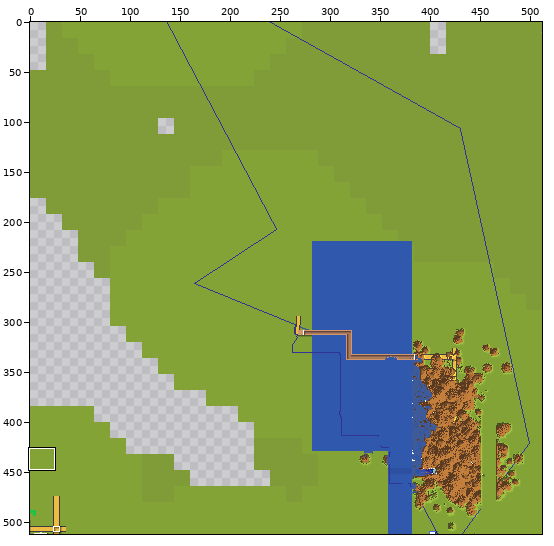
Sprite sheet -- tiles/4,-5.png. The first picture is a wide view before the edit; the outline marks the close-up.
Close-up. First the earlier version:
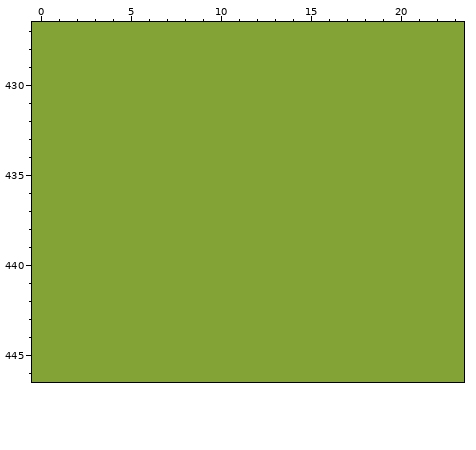
The file is 512x512 pixels. Colours within 5 levels of each other are drawn and written as one. Shown: x 0..23, y 427..446. The commit also changed other parts of the picture, which this record leaves out.
And afterwards:
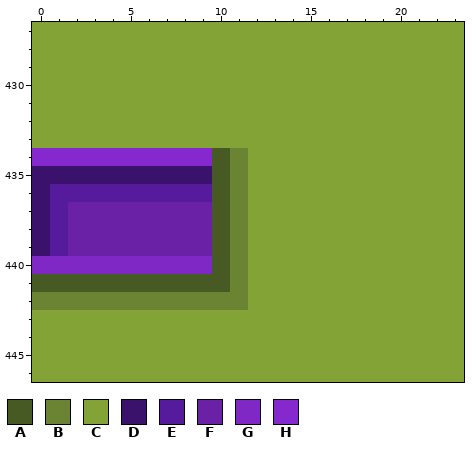
Palette (. is transparent): A #485a23  B #6a8433  C #83a336  D #3a126b  E #561b9d  F #6a21a5  G #7f28c6  H #8529cf
Changes in this commit:
@@ x 0..13 @@
 433 CCCCCCCCCCCCCC
-434 CCCCCCCCCCCCCC
-435 CCCCCCCCCCCCCC
-436 CCCCCCCCCCCCCC
-437 CCCCCCCCCCCCCC
-438 CCCCCCCCCCCCCC
-439 CCCCCCCCCCCCCC
-440 CCCCCCCCCCCCCC
-441 CCCCCCCCCCCCCC
-442 CCCCCCCCCCCCCC
+434 HHHHHHHHHHABCC
+435 DDDDDDDDDDABCC
+436 DEEEEEEEEEABCC
+437 DEFFFFFFFFABCC
+438 DEFFFFFFFFABCC
+439 DEFFFFFFFFABCC
+440 GGGGGGGGGGABCC
+441 AAAAAAAAAAABCC
+442 BBBBBBBBBBBBCC
 443 CCCCCCCCCCCCCC
Where, in picture pixels (left, top, right, bottom), the same in both close-ups:
changed: (32, 148, 248, 310)
